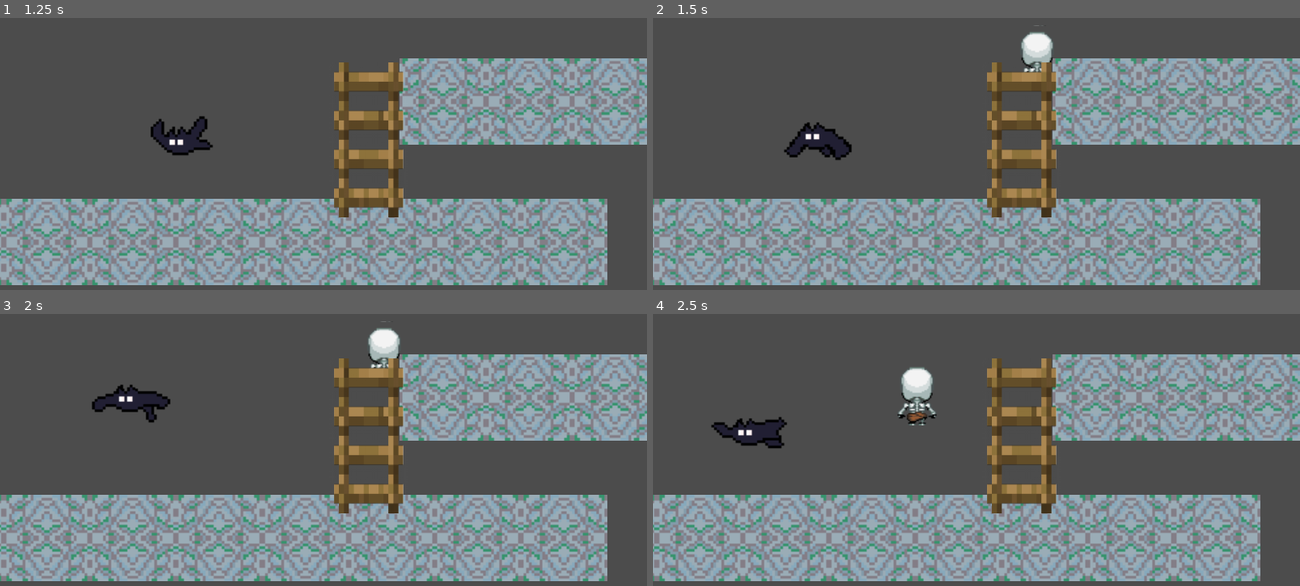
Above: before the commit, frames 1-4 (two rows, left to right).
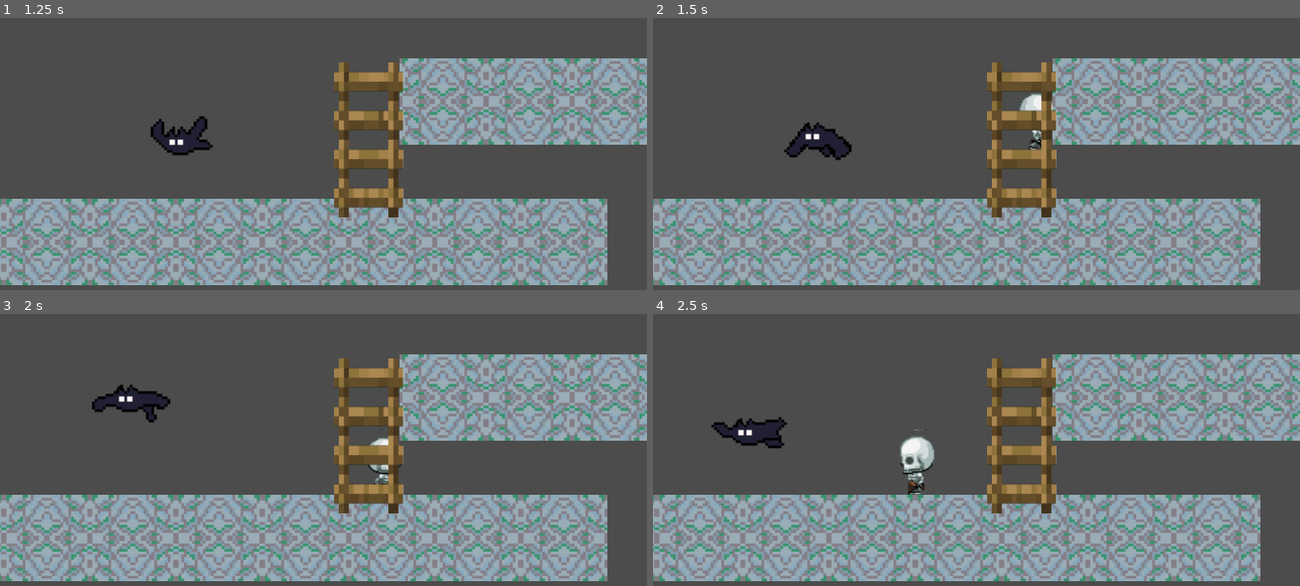
Above: after the commit, the same moments.

Repository: SpookyBois-UTD/Untitled-Skeleton-Game
Game: Godot game, scene res://Scenes/Test.tscn
Same seed, same stepped clock (60 frames per second), same inputs: the game is played once before the commit and once after it.
Inputs:
- Up to frame 1 (1.25 s): hold D (player_right) from 0.53 s (still down); hold Shift (player_run) from 0.53 s (still down); tap Space (player_jump) at 0.77 s
- Up to frame 2 (1.5 s): keep holding D (player_right); release Shift (player_run) at 1.28 s; tap Shift (player_run) at 1.35 s
- Up to frame 3 (2 s): keep holding D (player_right); tap Space (player_jump) at 1.52 s
- Up to frame 4 (2.5 s): release D (player_right) at 2.03 s; hold A (player_left) from 2.03 s (still down); hold Shift (player_run) from 2.03 s (still down)

Frame 1 is identical in both runs. In frame 2, 0.8% of the frame differs, in the area x 56-62%, y 2-49%; in frame 3, 0.7%; in frame 4, 1.5%, in the area x 37-44%, y 19-67%.

Commit message:
Added climbing function for all skeletons (Will change to two arm skeleton+)

Diff:
--- a/Scripts/Ladder.gd
+++ b/Scripts/Ladder.gd
@@ -17,11 +17,13 @@
 
 
 func _on_ladder_body_entered(body):
-	if(body.name == "SkeletonOneLeg"):
+	if body.get_collision_layer_bit(1) && body.has_method("is_on_ladder"):
 		print_debug("Entered")
-		get_node("../SkeletonOneLeg").onLadder = true
+		#get_node("../SkeletonOneLeg").onLadder = true
+		body.is_on_ladder(true)
 
 
 func _on_ladder_body_exited(body):
-		if(body.name == "SkeletonOneLeg"):
-			get_node("../SkeletonOneLeg").onLadder = false
+		if body.get_collision_layer_bit(1) &&body.has_method("is_on_ladder"):
+			#get_node("../SkeletonOneLeg").onLadder = false
+			body.is_on_ladder(false)
--- a/Scripts/SkeletonOneLeg.gd
+++ b/Scripts/SkeletonOneLeg.gd
@@ -137,3 +137,6 @@
 		$Sprite.set_flip_h(false)
 	else:
 		$Sprite.set_flip_h(true)
+
+func is_on_ladder(status : bool):
+	onLadder = status
Not shown: 2 places in Scenes/ladder.tscn that only renumber resources
